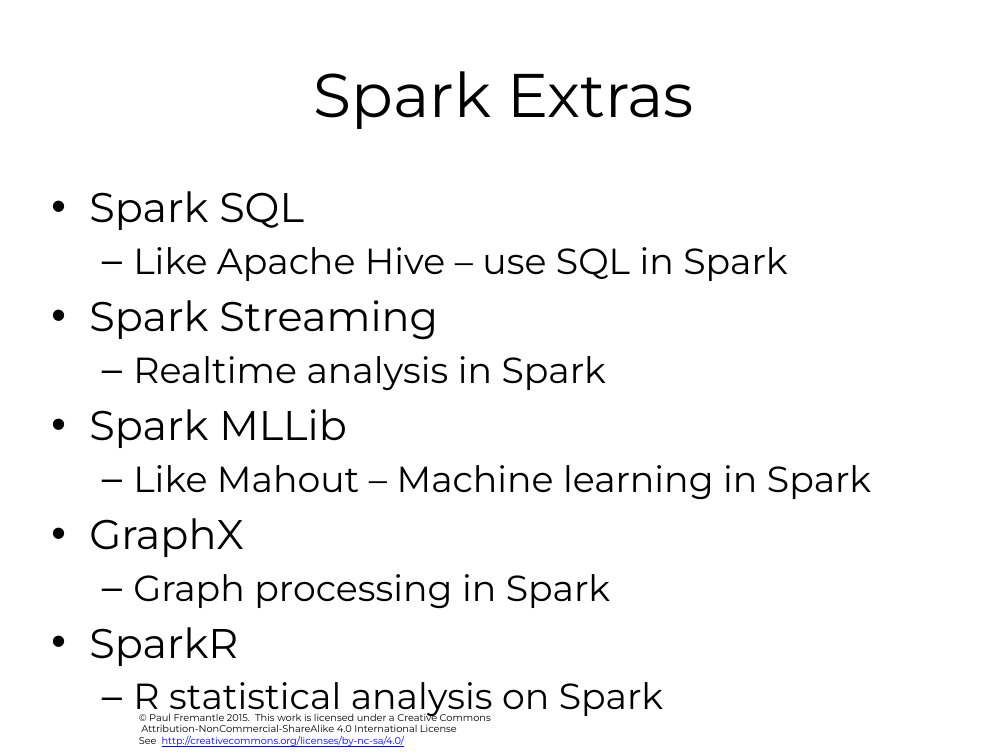
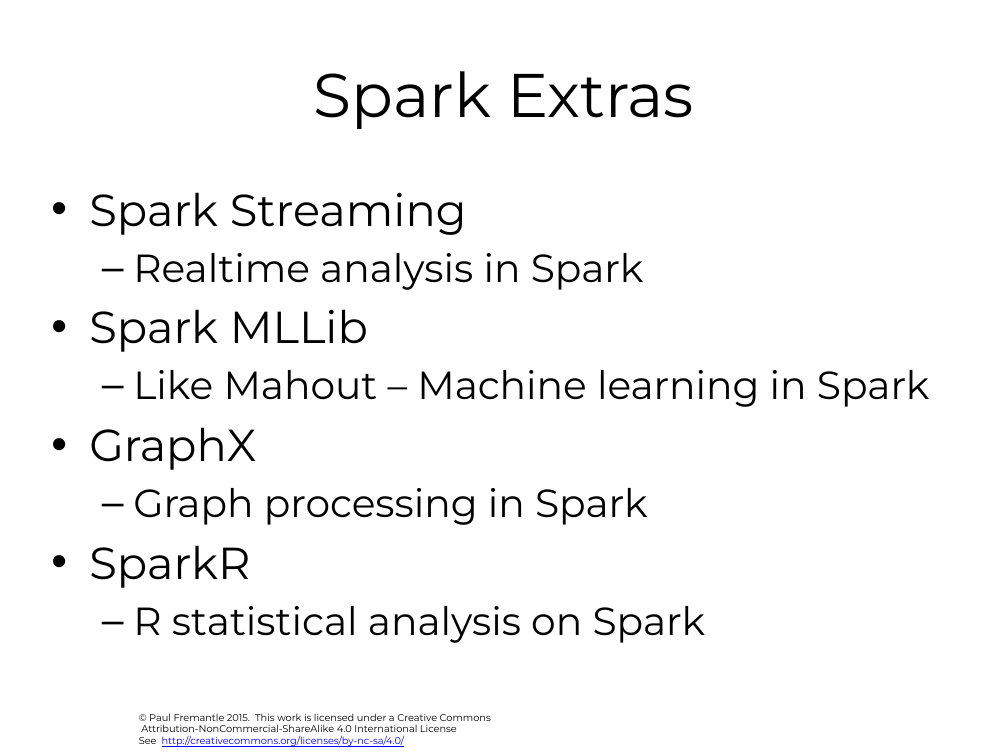
Before and after one commit to pzfreo/ox-clo, a slide deck: slide 40 of pres-source/07-spark-and-adjuncts.pptx (slide 37 before the commit). Drawn at 1008x756 pixels with LibreOffice and Linux fonts; fonts in the diff are those of the drawing; background and template pictures are left out. Boxes give left, top, right and bottom in pixels: in the first picture for what was removed or moved away, otherwise in the second. Text is boxed around its words. In the diff, an @@ line names an element or a change of style, - is before the commit and + after.

```diff
--- a/pres-source/07-spark-and-adjuncts.pptx
+++ b/pres-source/07-spark-and-adjuncts.pptx
@@ text "Spark Streaming" at bbox=[89, 192, 930, 643]: size 29.6 to 32 pt in "Spark Streaming", "Spark MLLib", "GraphX", "SparkR"; size 25.9 to 28 pt in "Realtime analysis in Spark", "Like Mahout – Machine learning in Spark", "Graph processing in Spark", "R statistical analysis on Spark" @@
@@ text at bbox=[89, 191, 787, 281]: paragraphs removed @@
-• Spark SQL
-  – Like Apache Hive – use SQL in Spark
```
Also in this commit, not shown: 3 other slides changed, 1 slide added, 8 other files.
